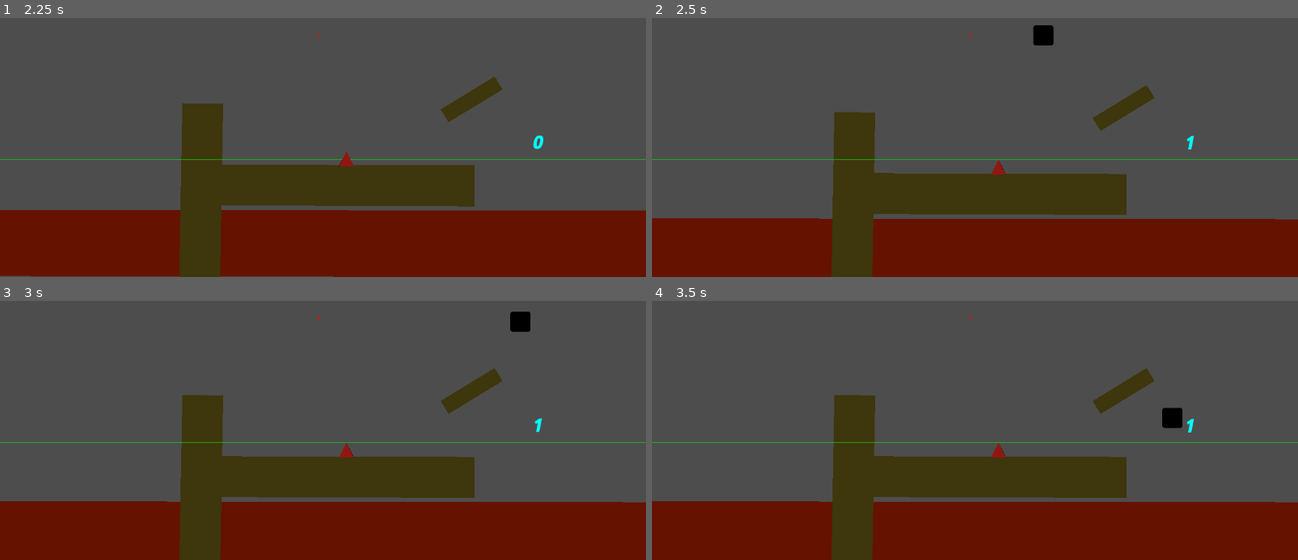
Above: before the commit, frames 1-4 (two rows, left to right).
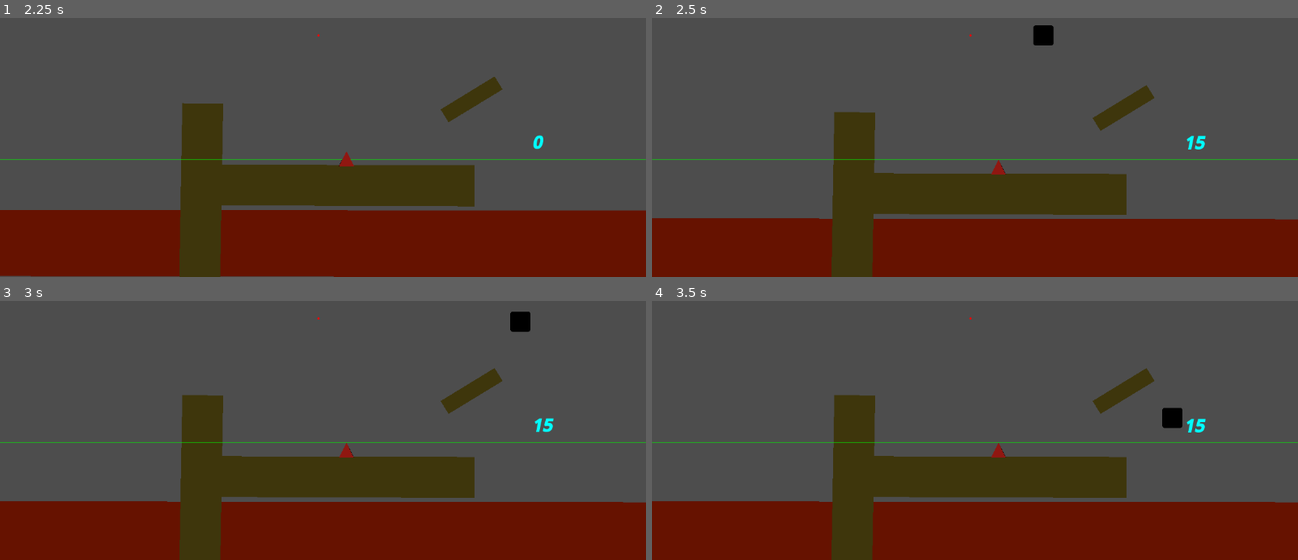
Above: after the commit, the same moments.

Repository: CodyI20/stacking-boxes
Game: Godot game, scene res://Scenes/game.tscn
The game is run twice, just before and just after one commit, with the same random seed, the same clock (stepped at 60 frames per second) and the same inputs. The project has no main scene, so this scene is started directly. The engine's default icon, where the game draws it, is replaced by a stand-in: a white triangle on a blue panel in a dark square.
Inputs:
- Up to frame 1 (2.25 s): tap Enter at 0.5 s; hold D (Right) 0.53-1.28 s; tap Space (Space) at 0.6, 1.35, 2, 2.1 s; hold A (Left) 1.28-2.03 s; hold D (Right) from 2.03 s (still down)
- Up to frame 2 (2.5 s): keep holding D (Right)
- Up to frame 3 (3 s): keep holding D (Right); tap Space (Space) at 2.85 s
- Up to frame 4 (3.5 s): keep holding D (Right)

Frame 1 is identical in both runs. In frame 2, less than 0.1% of the frame differs, in the area x 83-86%, y 45-51%; in frame 3, less than 0.1%; in frame 4, less than 0.1%.

Commit message:
Scoring changes
 - Modified the amount of score gained per frozen (safely placed) object; It is now calculated based on the height increase

Diff:
--- a/GDScripts/Global/Events.gd
+++ b/GDScripts/Global/Events.gd
@@ -7,7 +7,7 @@
 signal object_frozen(object: Node2D)
 
 # RAYCAST
-signal raycast_position_update
+signal raycast_position_update(score_increment: int) # Gets called from ray_cast_2d.gd
 
 # SCENE
 signal scene_reset
--- a/GDScripts/Global/MatchData.gd
+++ b/GDScripts/Global/MatchData.gd
@@ -6,8 +6,8 @@
 	Events.raycast_position_update.connect(increment_current_score)
 	Events.scene_reset.connect(reset_score)
 
-func increment_current_score() -> void:
-	current_score += 1
+func increment_current_score(score: int) -> void:
+	current_score += score
 	print_debug("The new score is: ", current_score)
 
 func reset_score() -> void:
--- a/GDScripts/ray_cast_2d.gd
+++ b/GDScripts/ray_cast_2d.gd
@@ -12,7 +12,7 @@
 	var highest_point = highest_sprite_point(object)
 
 	if global_position.y > highest_point:
-		Events.raycast_position_update.emit()
+		Events.raycast_position_update.emit(global_position.y-highest_point)
 		global_position.y = highest_point
 
 
--- a/Scenes/score_text.gd
+++ b/Scenes/score_text.gd
@@ -3,8 +3,8 @@
 
 # Called when the node enters the scene tree for the first time.
 func _ready() -> void:
-	update_text()
+	update_text(0)
 	Events.raycast_position_update.connect(update_text)
 
-func update_text() -> void:
+func update_text(number: int) -> void:
 	text = "[b][font_size=30][color=CYAN][i][wave amp=0.5] %s" % MatchData.current_score
